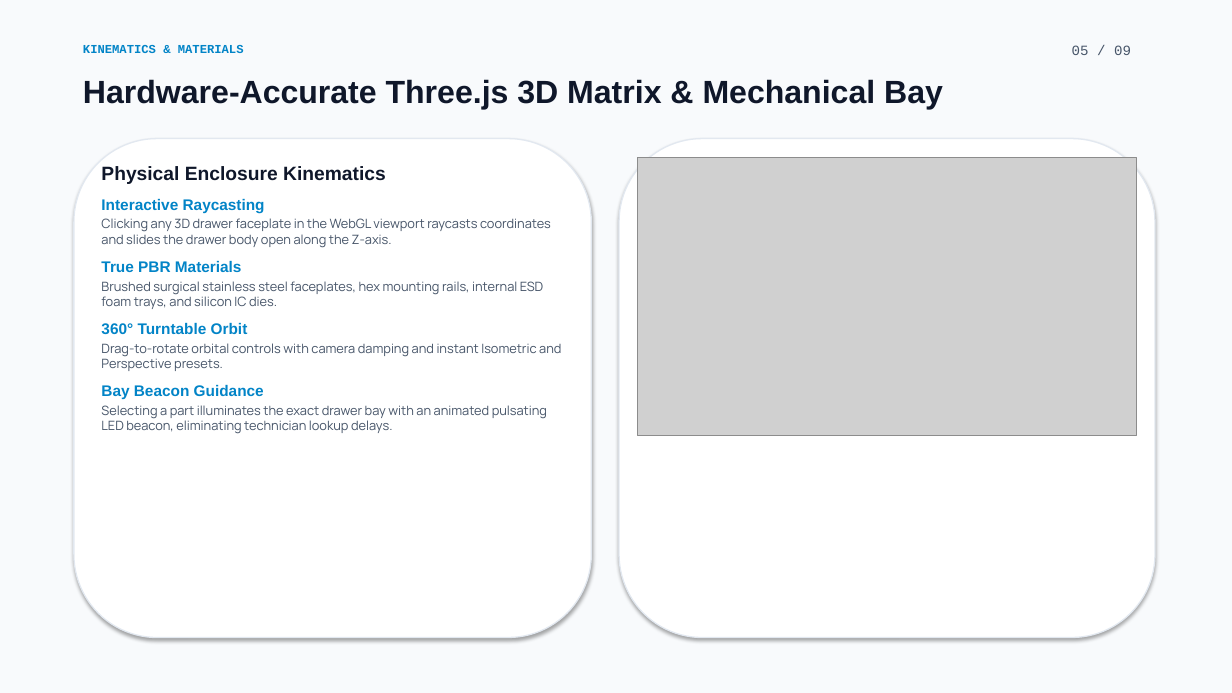
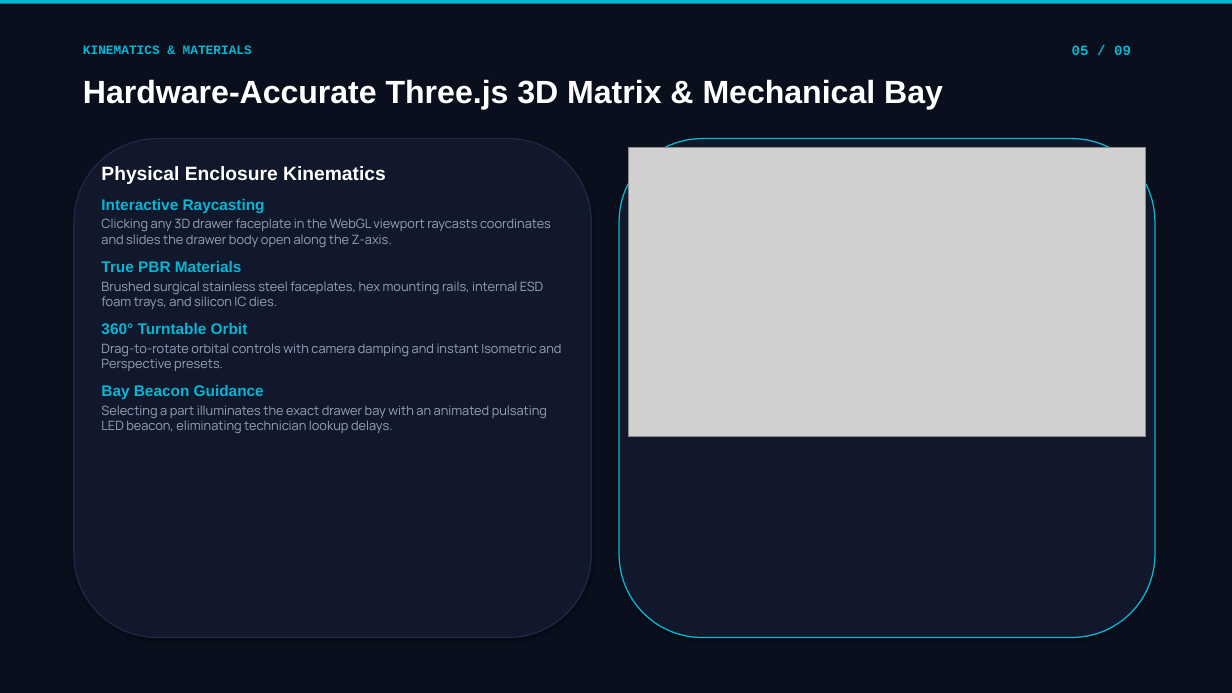
Before and after one commit to Shreyansha790/smart-component-storage, a slide deck: slide 5 of Smart_Component_Storage_Presentation.pptx. Drawn at 1232x693 pixels with LibreOffice and Linux fonts; fonts in the diff are those of the drawing; grey boxes stand for pictures. Boxes give left, top, right and bottom in pixels: in the first picture for what was removed or moved away, otherwise in the second. Text is boxed around its words. In the diff, an @@ line names an element or a change of style, - is before the commit and + after.

Commit message:
feat: complete master dark titanium & cyan presentation deck with 6 AI cleanroom images and graphs

```diff
--- a/Smart_Component_Storage_Presentation.pptx
+++ b/Smart_Component_Storage_Presentation.pptx
@@ rectangle at [0,0,1232,693]: fill #F8FAFC to #0A0F1D @@
@@ rectangle added at [0,0,1232,4], fill #06B6D4 @@
@@ text "KINEMATICS & MATERIALS" at [83,45,252,54]: size 9.5 to 10 pt, text colour #0284C7 to #06B6D4 @@
@@ text "05 / 09" at [1072,45,1131,55]: text colour #475569 to #06B6D4, bold on @@
@@ text "Hardware-Accurate Three.js 3D Matrix & ..." at [83,79,943,109]: text colour #0F172A to #FFFFFF @@
@@ rounded rectangle at [74,139,592,638]: fill #FFFFFF to #11182B; outline #E2E8F0 1 pt to #1E2945 1 pt @@
@@ rounded rectangle at [619,139,1155,638]: fill #FFFFFF to #11182B; outline #E2E8F0 1 pt to #06B6D4 1 pt @@
@@ picture: place and size @@
-picture at [638,157,1137,435]
+picture at [628,148,1146,437]
@@ text "Physical Enclosure Kinematics" at [101,166,561,433]: text colour #0F172A to #FFFFFF in "Physical Enclosure Kinematics"; text colour #0284C7 to #06B6D4 in "Interactive Raycasting", "True PBR Materials", "360° Turntable Orbit", "Bay Beacon Guidance"; text colour #475569 to #94A3B8 in "Clicking any 3D drawer faceplate in the ...", "Brushed surgical stainless steel faceplates, hex mounting ...", "Drag-to-rotate orbital controls with camera damping and ...", "Selecting a part illuminates the exact drawer ..." @@
```
Also in this commit, not shown: 8 other slides changed.
